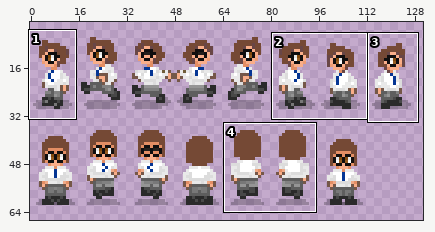
Sprite sheet, stored at Assets/Resources/Characters/JohnSales/johnspritesheetplaceholder.png. Above, an overview of the earlier version with the close-up marked.
Close-up. As it was:
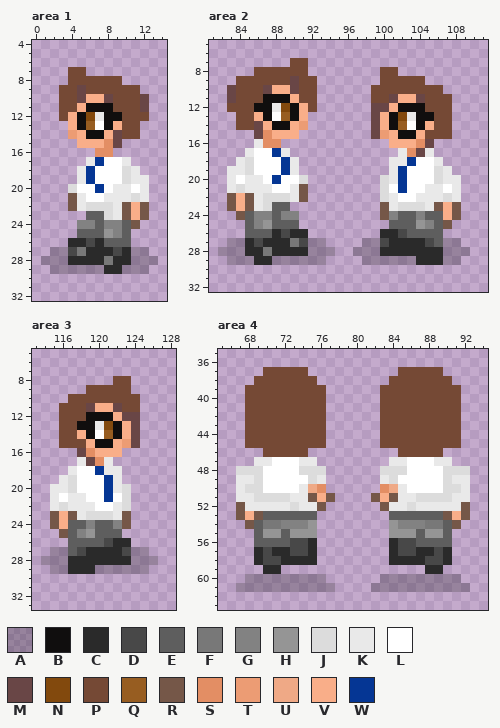
The file is 160x160 pixels. Colours within 5 levels of each other are drawn and written as one. Shown: area 1: x 0..14, y 4..32; area 2: x 81..111, y 5..32; area 3: x 113..128, y 5..33; area 4: x 65..94, y 35..63. The wide view leaves out empty margins. The commit also changed other parts of the picture, which this record leaves out.
Palette (. is transparent): A #0404043c  B #100e0e  C #2a2a2a  D #484848  E #5e5e5e  F #787878  G #828282  H #959595  J #dcdcdc  K #e9e9e9  L #ffffff  M #694646  N #82490d  P #754935  Q #975d21  R #755748  S #e38e64  T #ec9c74  U #efa986  V #f9ae89  W #053694
Pixels before, area 1, first column x 1:
 7 ...PP........
 8 ...PPPPPP....
 9 ..PPMPPPPPP..
10 ..PPMVVMPPPM.
11 ..PPVBBBPPPM.
12 ..PVBNKBBPPP.
13 ...VBQLBVPP..
14 ...TVBBVMPP..
15 ....VVVSM....
16 ......SS.....
17 .....KWLLK...
18 ....KWLLLJK..
19 ....KWLLLJKK.
20 ...JLLWLKKLK.
21 ...RKLLKKKJK.
22 ...RKJJJKRVR.
23 .....EEJKRVR.
24 ....GGEGGER..
25 ....EEEHGE...
26 ...CCDCEEE...
27 .AADFCCCDCAA.
28 AAACCCCFCCAAA
29 .AAAAAACCAAA.
Pixels before, area 2, first column x 82:
 7 ........PP..................
 8 ....PPPPPP........PP........
 9 ..PPPPPPMPP.......PPPPP.....
10 .MPPPMVVMPP......PPPPPPPP...
11 .MPPPBBBVPP......PPMVVMPPP..
12 .PPPBBKNBVP......MMVBBBPPP..
13 ..PPVBLQBV.......MVBNKBBPP..
14 ..PPMVBBVT.......MVBQLBVPP..
15 ....MSVVV........MTVBBVPPP..
16 ....KSS............VVVSM....
17 ...KLLWK............KSMK....
18 ..KJLLLWK..........KKWLLK...
19 .KKJLLLWK..........KWLLLJK..
20 .KLKKLWLLJ........JKWLLLJKK.
21 .KJKKKLLKR........JLWLLKKLK.
22 .RVRKJJJKR........JKLLKKKJK.
23 .RVRKJEE..........RKJJJKRVR.
24 ..REGGEGG.........RGEEGEEVR.
25 ...EGHEEE..........EEEHGER..
26 ...EEECDCC........CCDEEEE...
27 .AACDCCCFDAA....AADCCCCDEAA.
28 AAACCFCCCCAAA..AAACCCCCCCAAA
29 .AAACCAAAAAA....AAAAAACCCAA.
Pixels before, area 3, first column x 114:
 8 ........PP...
 9 .....PPPPP...
10 ...PPPPPPPP..
11 ..PPPMVVMPP..
12 ..PPPBBBVMM..
13 ..PPBBKNBVM..
14 ..PPVBLQBVM..
15 ..PPPVBBVTM..
16 ....MSVVV....
17 ....KMSK.....
18 ...KLLWKK....
19 ..KJLLLWK....
20 .KKJLLLWKJ...
21 .KLKKLLWLJ...
22 .KJKKKLLKJ...
23 .RVRKJJJKR...
24 .RVEEGEEGR...
25 ..REGHEEE....
26 ...EEEEDCC...
27 .AAEDCCCCDAA.
28 AAACCCCCCCAAA
29 .AACCCAAAAAA.
Pixels before, area 4, first column x 67:
37 ...PPPPP..........PPPPP...
38 ..PPPPPPP........PPPPPPP..
39 .PPPPPPPPP......PPPPPPPPP.
40 .PPPPPPPPP......PPPPPPPPP.
41 .PPPPPPPPP......PPPPPPPPP.
42 .PPPPPPPPP......PPPPPPPPP.
43 .PPPPPPPPP......PPPPPPPPP.
44 .PPPPPPPPP......PPPPPPPPP.
45 .PPPPPPPPP......PPPPPPPPP.
46 ...PPPPP..........PPPPP...
47 ..KKLLLKK........KKLLLKK..
48 JJJLLLLJJJ......JJJLLLLJJJ
49 KKJLLLLLJK......KJLLLLLJKK
50 KJJLLLLKUS......SUKLLLLJJK
51 KKJJJJKKRVR....RVRKKJJJJKK
52 RKKKKKJKKR......RKKJKKKKKR
53 RVREEEEEE........EEEEEERVR
54 .REFFGGGH........HGGGFFER.
55 ..EHHEHHH........HHHEHHE..
56 ..EEEEDDC........CDDEEEE..
57 ..CDCCDDC........CDDCCDC..
58 ..CDDCCCC........CCCCDDC..
59 ...CC................CC...
60 .AAAAAAAAA......AAAAAAAAA.
61 AAAAAAAAAAA....AAAAAAAAAAA
Once edited:
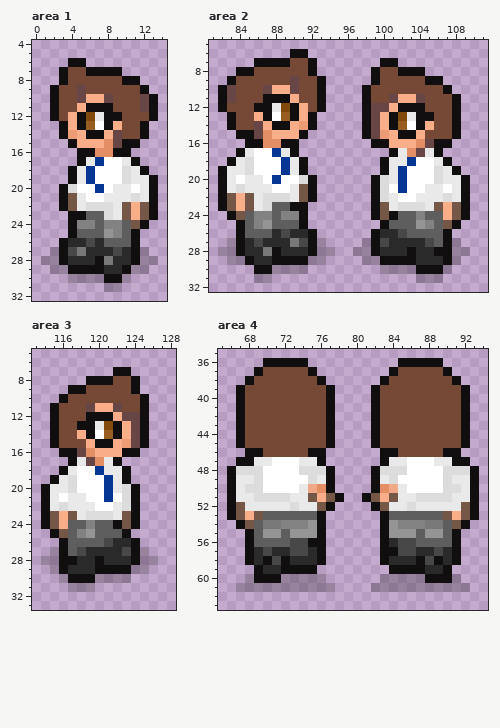
What changed:
Changed rows in their new state; - is an unchanged pixel.
Area 1:
first column x 2:
 6 --BB--------
 7 -B--BBBB----
 8 -B------BB--
 9 B---------B-
10 B----------B
11 B----------B
12 B----------B
13 -B--------B-
14 -B--------B-
15 --B-----BB--
16 ---BB--BB---
17 ---B-----B--
18 --B-------B-
19 --B--------B
20 -B---------B
21 -B---------B
22 -B---------B
23 --BB-------B
24 --B-------B-
25 --B------B--
26 -B-------B--
27 -B-------B--
28 -B---B---B--
29 --BBBB--B---
30 --AAAABBA---
31 ------AA----
Area 2:
first column x 82:
 6 --------BB------------------
 7 ----BBBB--B-------BB--------
 8 --BB------B------B--BBB-----
 9 -B---------B-----B-----BB---
10 B----------B----B--------B--
11 B----------B----B---------B-
12 B----------B----B---------B-
13 -B--------B-----B---------B-
14 -B--------B-----B---------B-
15 --BB-----B------B---------B-
16 ---BB--BB--------BB-----BB--
17 --B-----B----------B----B---
18 -B-------B--------B------B--
19 B--------B--------B-------B-
20 B---------B------B---------B
21 B---------B------B---------B
22 B---------B------B---------B
23 B-------BB-------B---------B
24 -B-------B-------B-B-------B
25 --B------B--------B-------B-
26 --B-------B------B-------B--
27 --B-------B------B-------B--
28 --B---B---B------B---B--BB--
29 ---B--BBBB--------BBBB---B--
30 ----BBAAAA--------AAAABBBA--
31 ----AA----------------AAA---
Area 3:
first column x 114:
 7 --------BB--
 8 -----BBB--B-
 9 ---BB-----B-
10 --B--------B
11 -B---------B
12 -B---------B
13 -B---------B
14 -B---------B
15 -B---------B
16 --BB-----BB-
17 ---B----B---
18 --B------B--
19 -B-------B--
20 B---------B-
21 B---------B-
22 B---------B-
23 B---------B-
24 B-------B-B-
25 -B-------B--
26 --B-------B-
27 --B-------B-
28 --BB--B---B-
29 --B---BBBB--
30 --ABBBAAAA--
31 ---AAA------
Area 4:
first column x 66:
36 ----BBBBB----------BBBBB----
37 ---B-----B--------B-----B---
38 --B-------B------B-------B--
39 -B---------B----B---------B-
40 -B---------B----B---------B-
41 -B---------B----B---------B-
42 -B---------B----B---------B-
43 -B---------B----B---------B-
44 -B---------B----B---------B-
45 -B---------B----B---------B-
46 --BB-----BB------BB-----BB--
47 -BB-------B------B-------BB-
48 B----------B----B----------B
49 B----------B----B----------B
50 B----------B----B----------B
51 B-----------B--B-----------B
52 B----------B----B----------B
53 B---------B------B---------B
54 -B--------B------B--------B-
55 --B-------B------B-------B--
56 --B------BB------B-------B--
57 --B-------B------BB------B--
58 --B-B-B---B------B---B-B-B--
59 ---B--BBBB--------BBBB--B---
60 ---BBB----------------BBB---
Boxes around the changes in both close-ups, in picture pixels (x1, y1, x2, y2):
changed: (50, 58, 158, 292)
changed: (218, 49, 470, 283)
changed: (41, 367, 149, 592)
changed: (227, 358, 479, 583)
